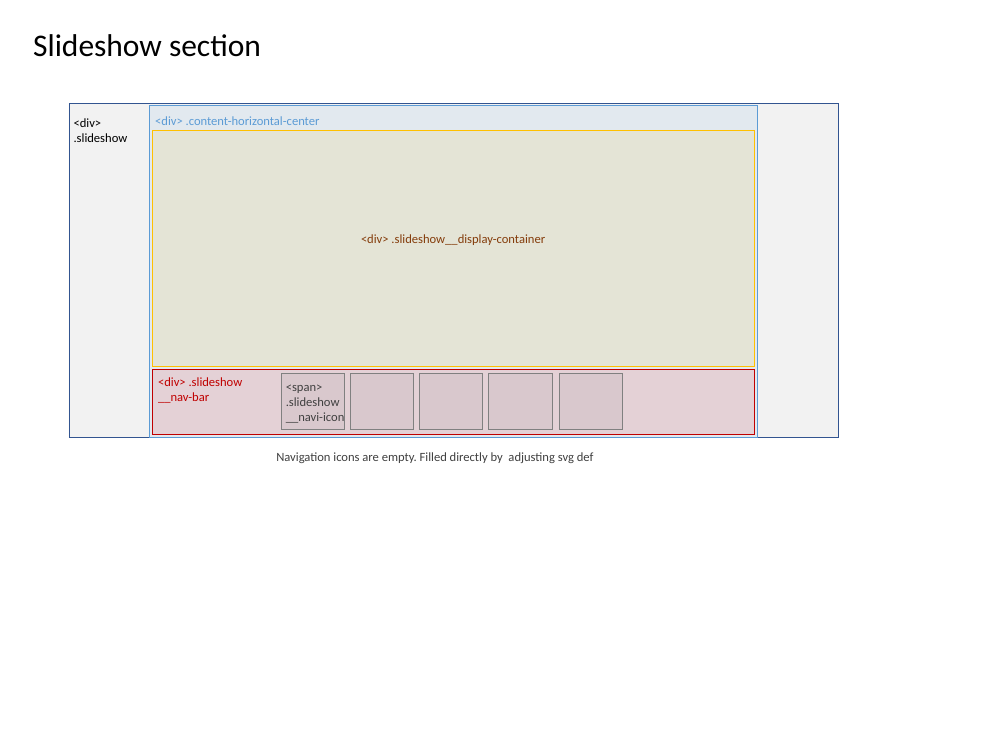
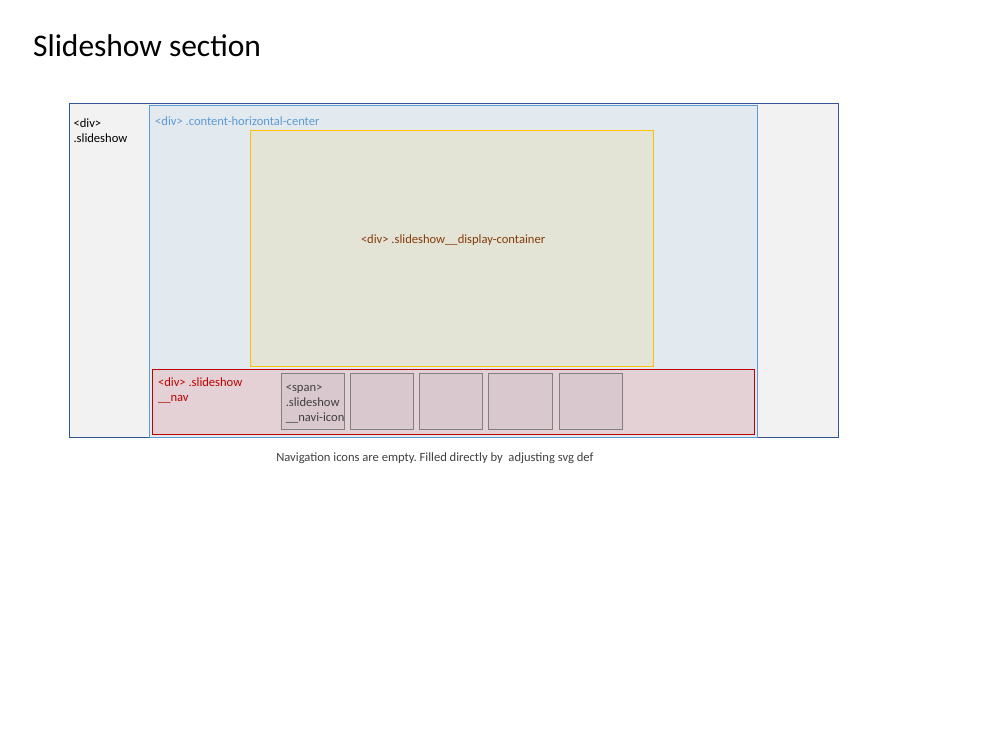
Before and after one commit to taletski/firstpage-vanilla, a slide deck: slide 3 of layout.pptx. Drawn at 1008x756 pixels with LibreOffice and Linux fonts; fonts in the diff are those of the drawing. Boxes give left, top, right and bottom in pixels: in the first picture for what was removed or moved away, otherwise in the second. Text is boxed around its words. In the diff, an @@ line names an element or a change of style, - is before the commit and + after.

```diff
--- a/layout.pptx
+++ b/layout.pptx
@@ rectangle: place and size @@
-rectangle at bbox=[153, 131, 755, 367]
+rectangle at bbox=[250, 131, 653, 367]
@@ text at bbox=[158, 377, 243, 403]: text changed @@
-<div> .slideshow
-__nav-bar
+<div> .slideshow
+__nav
```
Also in this commit, not shown: 9 other files.
